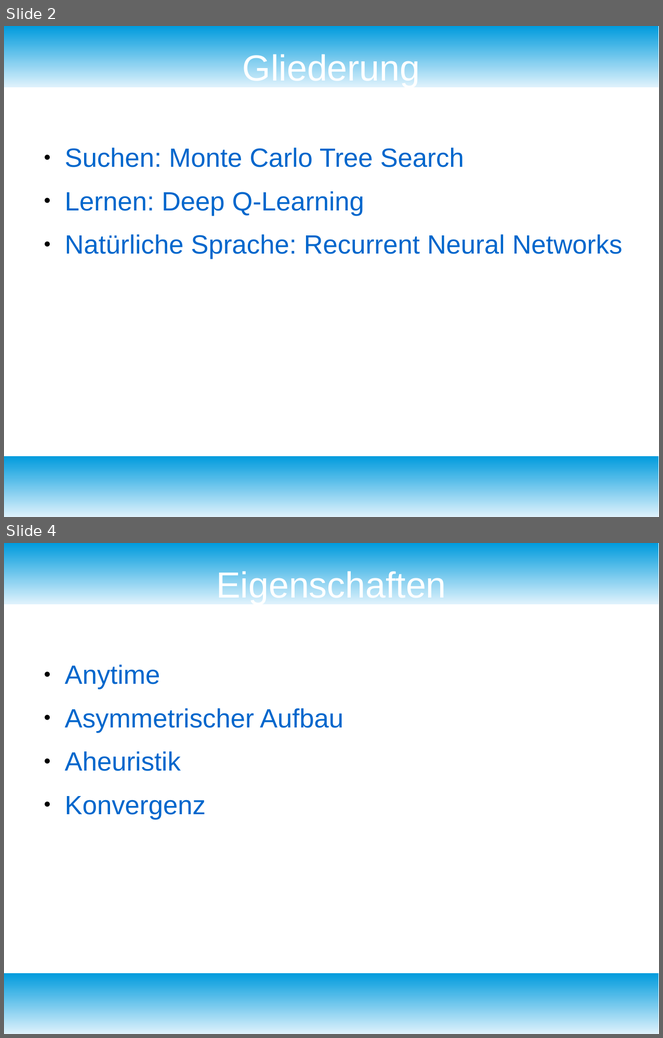
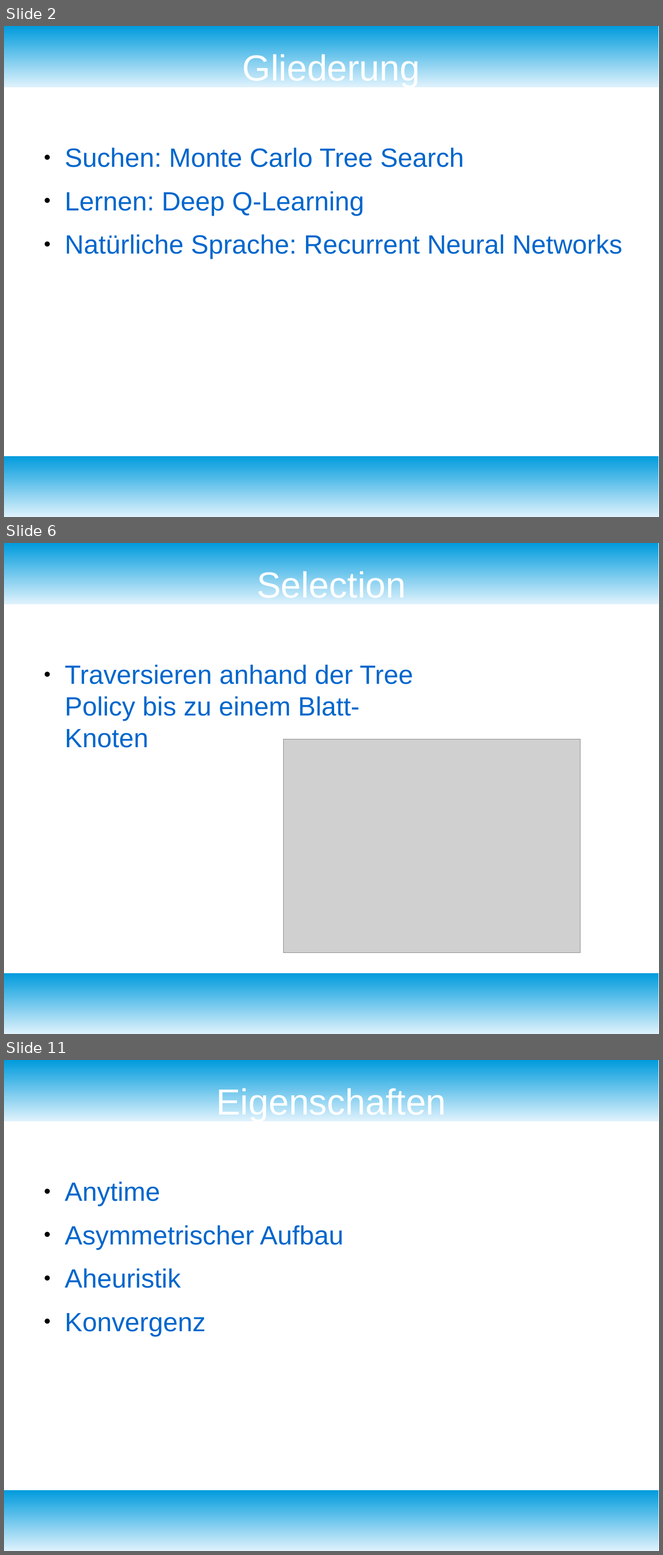
Before and after one commit to fnehmer/haw-is-assignment, a slide deck: Präsentation/is_praesentation.odp. Shown one above the other, each under a label of ours: slides 2 and 4 before the commit, slides 2, 6 and 11 after it; the slides between them are not shown. The pictures are 663x1038 and 663x1555 pixels, drawn with LibreOffice and Linux fonts; fonts in the diff are those of the drawing; grey boxes stand for pictures. Boxes give left, top, right and bottom in pixels: in the first picture for what was removed or moved away, otherwise in the second. Text is boxed around its words. In the diff, an @@ line names an element or a change of style, - is before the commit and + after.

```diff
--- a/Präsentation/is_praesentation.odp
+++ b/Präsentation/is_praesentation.odp
@@ slide 6 added at (x1=4, y1=543, x2=659, y2=1034), background #FFFFFF; not listed: 2 template elements that a slide beside it also shows @@
@@ title added at (x1=257, y1=568, x2=406, y2=604), 44 pt, text #FFFFFF @@
+Selection
@@ text added at (x1=65, y1=665, x2=413, y2=748), 32 pt, text #0066CC @@
+● Traversieren anhand der Tree Policy bis zu einem Blatt-Knoten
@@ picture added at (x1=283, y1=739, x2=581, y2=953) @@
@@ what was slide 4 is now slide 11 @@
```
Also in this commit, not shown: 1 slide changed, 10 other slides added, 1 slide removed, 6 other files.
